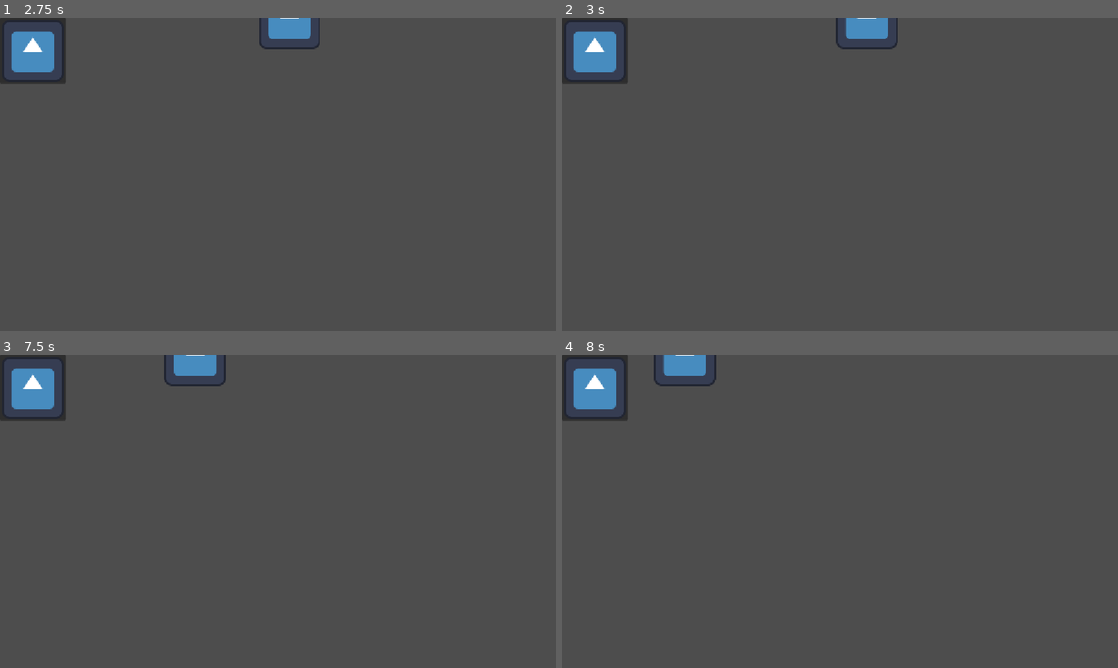
Above: before the commit, frames 1-4 (two rows, left to right).
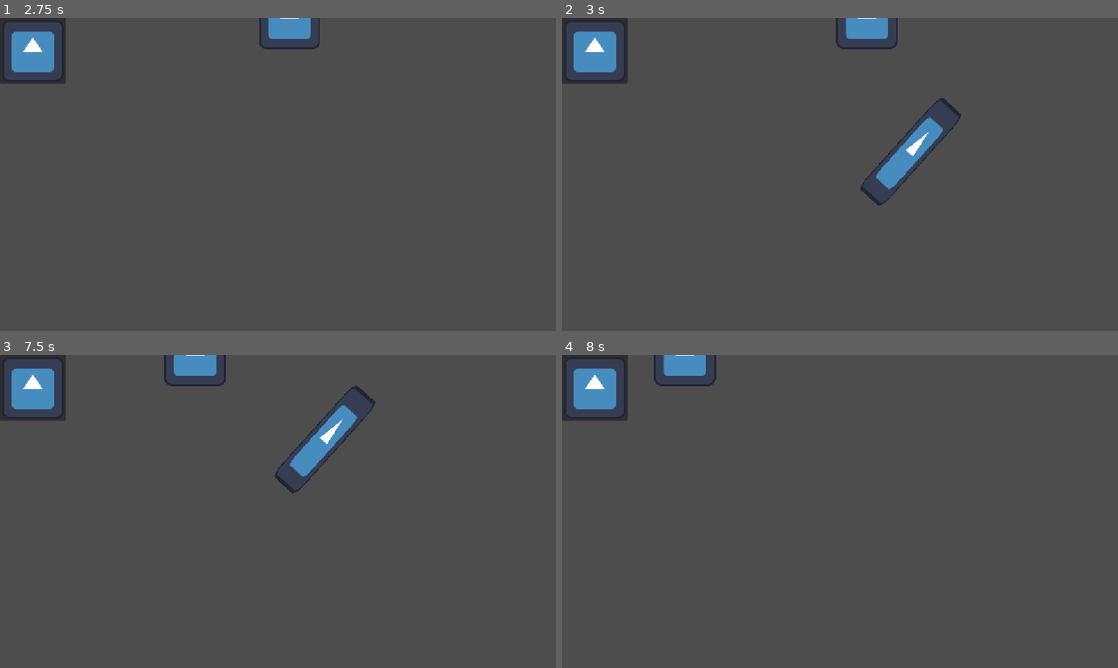
Above: after the commit, the same moments.

Repository: williamorriss/GMTK2026
Game: Godot game, scene res://test/test.tscn
The game is run twice, just before and just after one commit, with the same random seed, the same clock (stepped at 60 frames per second) and the same inputs. The engine's default icon, where the game draws it, is replaced by a stand-in: a white triangle on a blue panel in a dark square.
Inputs (mouse positions are in pixels of both pictures, inside the frame that each line leads up to):
- Up to frame 1 (2.75 s): click (33, 49) at 0.5 s; tap Enter (ui_accept) at 1.25, 1.52, 2.27 s; move the mouse to (400, 158) at 1.27 s; hold D (RIGHT) from 1.28 s (still down); click (400, 158) at 1.35 s; move the mouse to (166, 190) at 2.02 s; tap Space (DASH) at 2.1 s
- Up to frame 2 (3 s): move the mouse to (895, 105) at 2.77 s; release D (RIGHT) at 2.78 s; hold A (LEFT) from 2.78 s (still down); tap 1 (MAGIC_1) at 2.85 s
- Up to frame 3 (7.5 s): move the mouse to (250, 574) at 3.52 s; release A (LEFT) at 3.53 s; hold D (RIGHT) 3.53-5.03 s; tap 2 (MAGIC_2) at 3.6 s; tap Enter (ui_accept) at 3.77, 4.52, 5.27, 6.77 s; move the mouse to (444, 558) at 4.27 s; tap 3 (MAGIC_3) at 4.35 s; move the mouse to (111, 464) at 5.02 s; hold A (LEFT) 5.03-5.78 s; tap 4 (MAGIC_4) at 5.1 s; move the mouse to (305, 511) at 5.77 s; hold D (RIGHT) 5.78-6.53 s; click (305, 511) at 5.85 s; move the mouse to (194, 433) at 6.52 s; hold A (LEFT) from 6.53 s (still down); tap Space (DASH) at 6.6 s; move the mouse to (400, 495) at 7.27 s; tap 1 (MAGIC_1) at 7.35 s
- Up to frame 4 (8 s): keep holding A (LEFT); tap Enter (ui_accept) at 7.52 s

Frame 1 is identical in both runs. In frame 2, 1.3% of the frame differs, in the area x 53-72%, y 25-60%; in frame 3, 1.3%, in the area x 49-68%, y 10-45%; in frame 4, nothing differs.
Error before the commit: Parse Error: Identifier "damage" not declared in the current scope. (res://abilities/conjure_weapon/throwable_weapon/throwable_weapon.gd:35)
Error after the commit: Invalid call. Nonexistent function 'set_ability' in base 'CharacterBody2D (Player)'. (res://test/give_weapon.gd:16)

Commit message:
Fix: general fixes

Diff:
--- a/gmtk-2026/abilities/chromatic_orb/chromatic_body.tscn
+++ b/gmtk-2026/abilities/chromatic_orb/chromatic_body.tscn
@@ -10,7 +10,7 @@
 
 [node name="ChromaticBody" type="RigidBody2D" unique_id=1390675684 node_paths=PackedStringArray("shape", "component")]
 collision_layer = 8
-collision_mask = 6
+collision_mask = 4
 gravity_scale = 0.0
 script = ExtResource("1_f7q3n")
 shape = NodePath("CollisionShape2D")
@@ -29,6 +29,8 @@
 texture = ExtResource("1_j8gav")
 
 [node name="Area2D" type="Area2D" parent="Components" unique_id=2048804611]
+collision_layer = 8
+collision_mask = 2
 
 [node name="CollisionShape2D" type="CollisionShape2D" parent="Components/Area2D" unique_id=1349438377]
 shape = SubResource("CircleShape2D_tmfgs")
--- a/gmtk-2026/abilities/conjure_weapon/throwable_weapon/throwable_weapon.gd
+++ b/gmtk-2026/abilities/conjure_weapon/throwable_weapon/throwable_weapon.gd
@@ -32,4 +32,4 @@
 
 	var health: Health = Health.get_health(body)
 	if health:
-		health.damage(damage)
+		health.damage(throw_damage)
